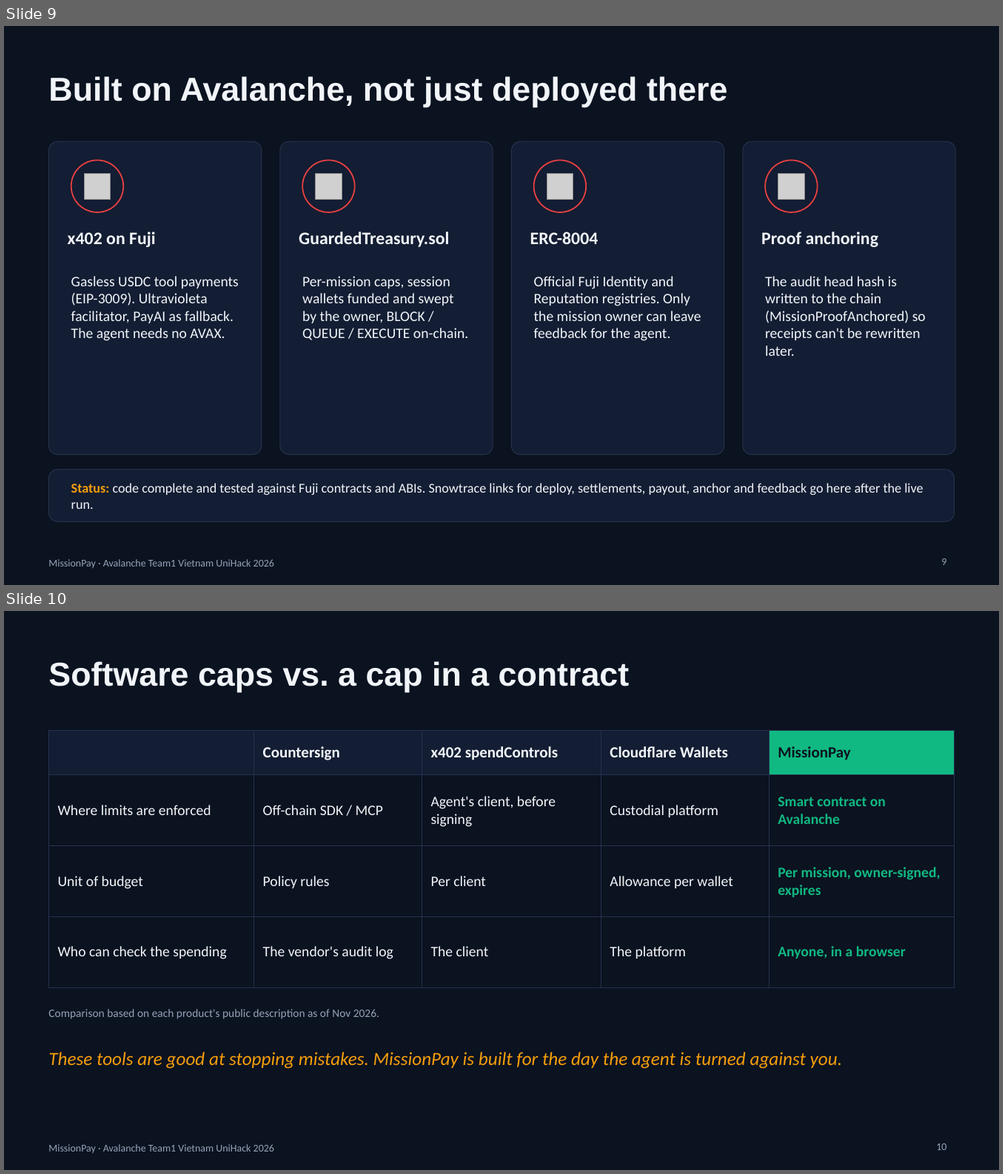
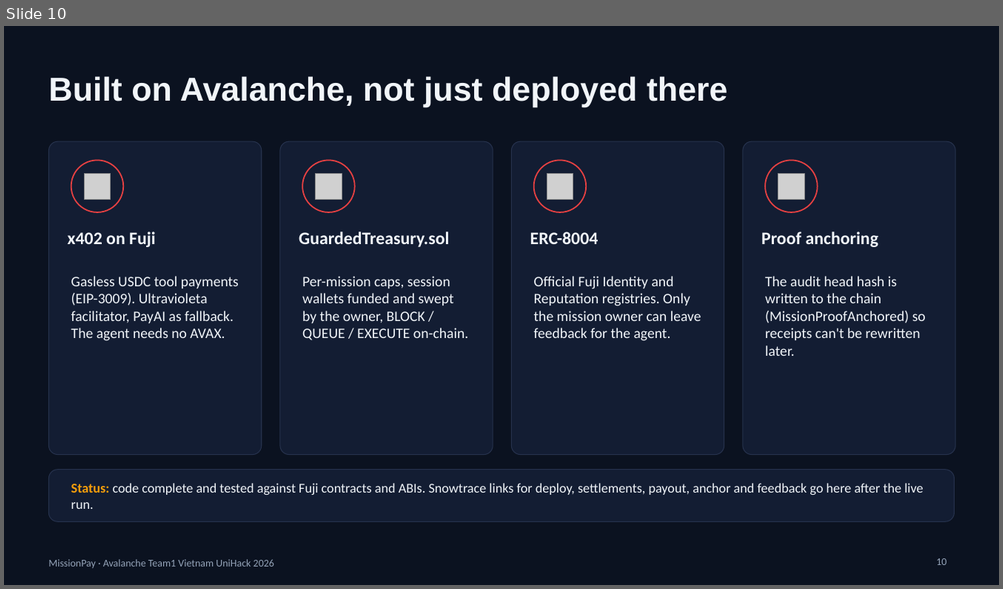
Before and after one commit to lenamkhanhh/UniHack, a slide deck: artifacts/submission-s1/MissionPay-pitch-deck-v2.pptx. Shown one above the other, each under a label of ours: slides 9 and 10 before the commit, slide 10 after it. The pictures are 1003x1174 and 1003x589 pixels, drawn with LibreOffice and Linux fonts; fonts in the diff are those of the drawing; grey boxes stand for pictures. Boxes give left, top, right and bottom in pixels: in the first picture for what was removed or moved away, otherwise in the second. Text is boxed around its words. In the diff, an @@ line names an element or a change of style, - is before the commit and + after.

Commit message:
fix(s1): resolve S1-F5..F8 and execute strategic steps 0-5 with clean s1b on-chain receipts and verified anchor

```diff
--- a/artifacts/submission-s1/MissionPay-pitch-deck-v2.pptx
+++ b/artifacts/submission-s1/MissionPay-pitch-deck-v2.pptx
@@ slide 10 removed at <box>4,611,999,1170</box>, background #0B1220; not listed: 1 template element that a slide beside it also shows @@
@@ title removed at <box>48,661,629,692</box> @@
-Software caps vs. a cap in a contract
@@ table removed at <box>48,730,954,963</box>, 4 rows, 5 columns @@
- | Countersign | x402 spendControls | Cloudflare Wallets | MissionPay
-Where limits are enforced | Off-chain SDK / MCP | Agent's client, before signing | Custodial platform | Smart contract on Avalanche
-Unit of budget | Policy rules | Per client | Allowance per wallet | Per mission, owner-signed, expires
-Who can check the spending | The vendor's audit log | The client | The platform | Anyone, in a browser
@@ text removed at <box>48,1009,379,1019</box> @@
-Comparison based on each product's public description as of Nov 2026.
@@ text removed at <box>48,1052,842,1069</box> @@
-These tools are good at stopping mistakes. MissionPay is built for the day the agent is turned against you.
@@ page number removed at <box>936,1144,946,1150</box> @@
-10
@@ what was slide 9 is now slide 10 @@
@@ page number at <box>936,559,946,565</box>: text changed @@
-9
+10
```
Also in this commit, not shown: 6 slides changed, 3 slides added, 1 other slide removed, 14 other files.
